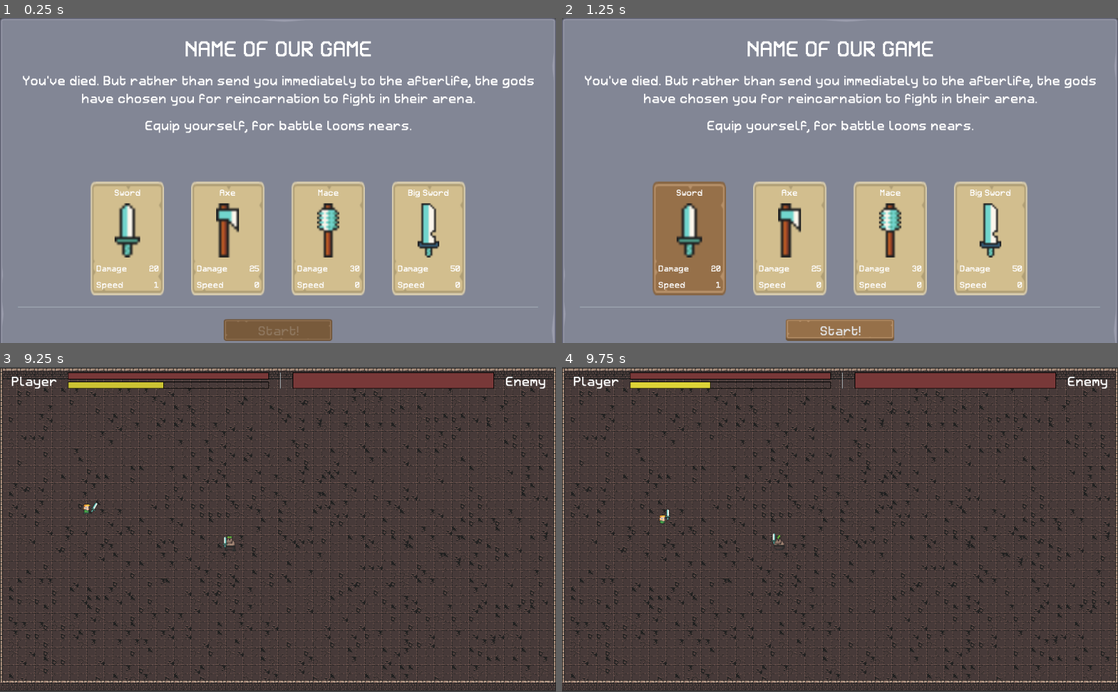
Above: before the commit, frames 1-4 (two rows, left to right).
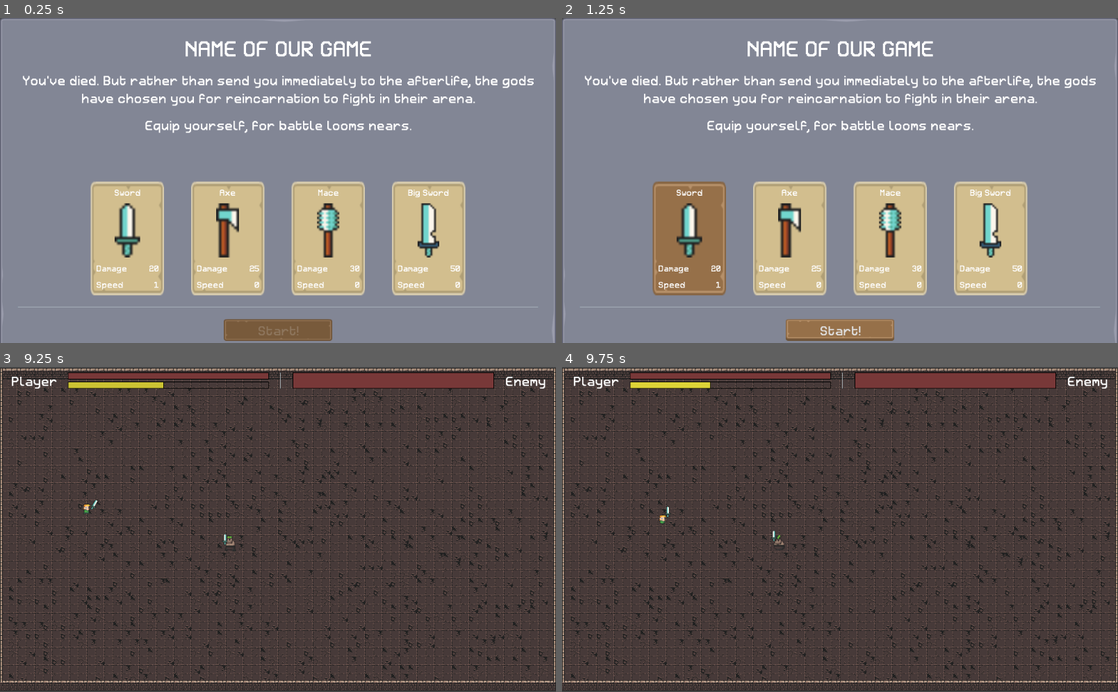
Above: after the commit, the same moments.

Repository: josephmbustamante/ludum-dare-45
Game: Godot game, scene res://Scenes/WeaponPickerScreen.tscn
Same seed, same stepped clock (60 frames per second), same inputs: the game is played once before the commit and once after it.
Inputs (mouse positions are in pixels of both pictures, inside the frame that each line leads up to):
- Up to frame 1 (0.25 s): no input
- Up to frame 2 (1.25 s): tap Enter at 0.5 s; move the mouse to (689, 239) at 0.52 s; hold Right (right) from 0.53 s (still down); click (689, 239) at 0.6 s; tap J (dash) at 0.8 s
- Up to frame 3 (9.25 s): release Right (right) at 1.25 s; click "Start!" at 1.25 s; click "FIGHT!" at 2 s; move the mouse to (166, 545) at 2.77 s; hold Down (down) 2.78-3.53 s; tap J (dash) at 2.85, 3.8, 4.35, 5.3, 6.6, 8.1 s; click (166, 545) at 3.05 s; move the mouse to (333, 458) at 3.52 s; hold Right (right) 3.53-4.28 s; click (333, 458) at 3.6 s; move the mouse to (250, 594) at 4.27 s; hold W (up) 4.28-5.03 s; click (250, 594) at 4.55 s; move the mouse to (444, 578) at 5.02 s; hold Left (left) 5.03-6.53 s; tap L (dodge) at 5.1, 8.85 s; move the mouse to (111, 480) at 5.77 s; click (111, 480) at 5.85 s; move the mouse to (305, 529) at 6.52 s; hold Down (down) 6.53-7.28 s; click (305, 529) at 6.67 s; move the mouse to (194, 448) at 7.27 s; hold Right (right) 7.28-8.03 s; click (194, 448) at 7.35 s; move the mouse to (400, 513) at 8.02 s; hold W (up) 8.03-8.78 s; move the mouse to (166, 545) at 8.77 s; hold Right (right) from 8.78 s (still down); click (166, 545) at 9.05 s
- Up to frame 4 (9.75 s): move the mouse to (895, 458) at 9.52 s; release Right (right) at 9.53 s; hold Down (down) from 9.53 s (still down); click (895, 458) at 9.6 s

Frames 1-2 are identical in both runs. In frame 3, less than 0.1% of the frame differs, in the area x 16-41%, y 40-56%; in frame 4, less than 0.1%.

Commit message:
WIP on unarmed battle

Diff:
--- a/Scenes/Player.tscn
+++ b/Scenes/Player.tscn
@@ -5,11 +5,11 @@
 [ext_resource path="res://Assets/Sprites/elf_m_run_anim_f1.png" type="Texture" id=3]
 [ext_resource path="res://Assets/Sprites/elf_m_run_anim_f2.png" type="Texture" id=4]
 [ext_resource path="res://Assets/Sprites/elf_m_run_anim_f3.png" type="Texture" id=5]
-[ext_resource path="res://Assets/Sprites/elf_m_hit_anim_f0.png" type="Texture" id=6]
-[ext_resource path="res://Assets/Sprites/elf_m_idle_anim_f0.png" type="Texture" id=7]
-[ext_resource path="res://Assets/Sprites/elf_m_idle_anim_f1.png" type="Texture" id=8]
-[ext_resource path="res://Assets/Sprites/elf_m_idle_anim_f2.png" type="Texture" id=9]
-[ext_resource path="res://Assets/Sprites/elf_m_idle_anim_f3.png" type="Texture" id=10]
+[ext_resource path="res://Assets/Sprites/elf_m_idle_anim_f0.png" type="Texture" id=6]
+[ext_resource path="res://Assets/Sprites/elf_m_idle_anim_f1.png" type="Texture" id=7]
+[ext_resource path="res://Assets/Sprites/elf_m_idle_anim_f2.png" type="Texture" id=8]
+[ext_resource path="res://Assets/Sprites/elf_m_idle_anim_f3.png" type="Texture" id=9]
+[ext_resource path="res://Assets/Sprites/elf_m_hit_anim_f0.png" type="Texture" id=10]
 [ext_resource path="res://Scenes/Weapon.tscn" type="PackedScene" id=11]
 [ext_resource path="res://Resources/HitAnimation.tres" type="Animation" id=12]
 
@@ -20,14 +20,14 @@
 "name": "run",
 "speed": 12.0
 }, {
-"frames": [ ExtResource( 6 ) ],
+"frames": [ ExtResource( 6 ), ExtResource( 7 ), ExtResource( 8 ), ExtResource( 9 ) ],
+"loop": true,
+"name": "idle",
+"speed": 12.0
+}, {
+"frames": [ ExtResource( 10 ) ],
 "loop": true,
 "name": "hit",
-"speed": 12.0
-}, {
-"frames": [ ExtResource( 7 ), ExtResource( 8 ), ExtResource( 9 ), ExtResource( 10 ) ],
-"loop": true,
-"name": "idle",
 "speed": 12.0
 } ]
 
--- a/Scenes/Weapon.tscn
+++ b/Scenes/Weapon.tscn
@@ -1,7 +1,36 @@
-[gd_scene load_steps=5 format=2]
+[gd_scene load_steps=6 format=2]
 
 [ext_resource path="res://Scripts/Weapon.gd" type="Script" id=1]
 [ext_resource path="res://Assets/Sprites/weapon_regular_sword.png" type="Texture" id=2]
+
+[sub_resource type="Animation" id=3]
+resource_name = "Punch"
+length = 0.2
+step = 0.01
+tracks/0/type = "value"
+tracks/0/path = NodePath(".:position")
+tracks/0/interp = 1
+tracks/0/loop_wrap = true
+tracks/0/imported = false
+tracks/0/enabled = true
+tracks/0/keys = {
+"times": PoolRealArray( 0, 0.02, 0.04 ),
+"transitions": PoolRealArray( 1, 1, 1 ),
+"update": 0,
+"values": [ Vector2( 5, 0 ), Vector2( 10, 0 ), Vector2( 5, 0 ) ]
+}
+tracks/1/type = "value"
+tracks/1/path = NodePath("../WeaponHitBox/CollisionShape2D:disabled")
+tracks/1/interp = 1
+tracks/1/loop_wrap = true
+tracks/1/imported = false
+tracks/1/enabled = true
+tracks/1/keys = {
+"times": PoolRealArray( 0, 0.05 ),
+"transitions": PoolRealArray( 1, 1 ),
+"update": 1,
+"values": [ false, true ]
+}
 
 [sub_resource type="Animation" id=1]
 resource_name = "WeaponSwing"
@@ -38,12 +67,13 @@
 script = ExtResource( 1 )
 
 [node name="WeaponSprite" type="Sprite" parent="."]
-position = Vector2( 5, 5 )
+position = Vector2( 5, 0 )
 texture = ExtResource( 2 )
 centered = false
 offset = Vector2( 0, -20 )
 
 [node name="AnimationPlayer" type="AnimationPlayer" parent="WeaponSprite"]
+anims/Punch = SubResource( 3 )
 anims/WeaponSwing = SubResource( 1 )
 
 [node name="WeaponHitBox" type="Area2D" parent="."]
--- a/Scripts/Global.gd
+++ b/Scripts/Global.gd
@@ -50,7 +50,7 @@
 	},
 	WEAPON.unarmed: {
 		"speed": 0.25,
-		"sprite": preload("res://Assets/Sprites/weapon_anime_sword.png"),
+		"sprite": preload("res://Assets/Sprites/coin_anim_f0.png"),
 		"damage": 50,
 		"reach": 10,
 		"sound": "slash",
--- a/Scripts/Main.gd
+++ b/Scripts/Main.gd
@@ -63,6 +63,7 @@
 				$EnemyBanterBox/Label.text = enemies[0].banter_texts[1]
 				$EnemyBanterBox.show()
 				return
+			# TODO show weapon death animation
 			player.handle_hit(10000000)
 		enemy.set_target(player)
 	player.input_enabled = true
--- a/Scripts/Player.gd
+++ b/Scripts/Player.gd
@@ -31,8 +31,14 @@
 func _ready() -> void:
 	$Weapon.set_group_to_attack("enemy")
 	$Weapon.set_weapon(PlayerVariables.weapon, strength)
+	if PlayerVariables.weapon == Global.WEAPON.unarmed:
+		$Weapon.position = Vector2(0, 0)
+		($Weapon as Node2D).translate(Vector2(0, 20))
+		$Weapon/WeaponHitBox/CollisionShape2D.translate(Vector2(-22, -15))
 
 func _process(delta: float) -> void:
+	if defeated:
+		return
 	if stamina < PlayerVariables.stats[PlayerVariables.PLAYER_STATS.stamina]["start_value"]:
 		if stamina_regen >= 1.0:
 			update_stamina(stamina_regen)
@@ -105,6 +111,7 @@
 		$DeathTimer.start()
 
 func finish_death_transition():
+	Global.current_stage = 0
 	Global.player_died()
 	Global.goto_scene("res://Scenes/WeaponPickerScreen.tscn")
 	queue_free()
--- a/Scripts/Weapon.gd
+++ b/Scripts/Weapon.gd
@@ -11,6 +11,8 @@
 var critical_hit = 1.0
 
 var group_to_attack: String
+
+var unarmed = false
 
 var sounds_config = {
 	"slash": [load("res://Assets/Sounds/Slash1.wav"), load("res://Assets/Sounds/Slash2.wav"), load("res://Assets/Sounds/Slash3.wav")],
@@ -27,6 +29,9 @@
 	group_to_attack = group
 
 func set_weapon(weapon_id: int, strength: int):
+	unarmed = weapon_id == Global.WEAPON.unarmed
+#	if unarmed:
+#		$WeaponSprite.position.y += 10
 	var w = Global.weapon_config[weapon_id]
 	print(weapon_id, w)
 	$WeaponSprite/AnimationPlayer.playback_speed = base_speed * w["speed"]
@@ -38,12 +43,16 @@
 
 func enable_critical_hit():
 	critical_hit = 1.75
-
+#
 func disable_critical_hit():
 	critical_hit = 1.0
 
 func attack():
-	$WeaponSprite/AnimationPlayer.play("WeaponSwing")
+	if unarmed:
+		$WeaponSprite/AnimationPlayer.play("Punch")
+	else:
+		$WeaponSprite/AnimationPlayer.play("WeaponSwing")
+
 	audio_player.stream = swing_sound
 	audio_player.play()
 
